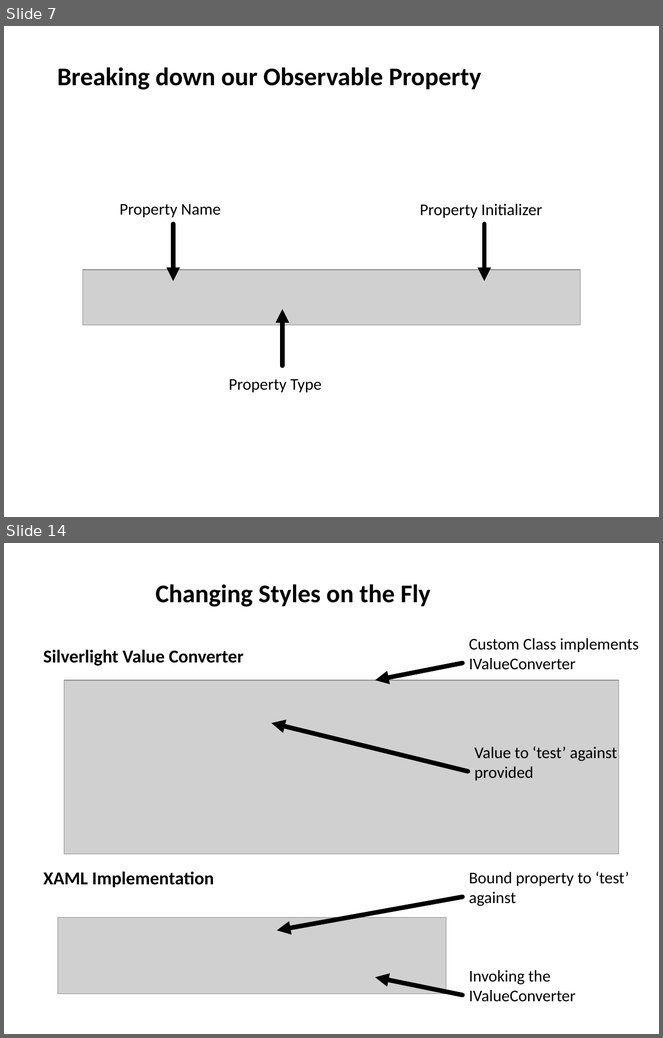
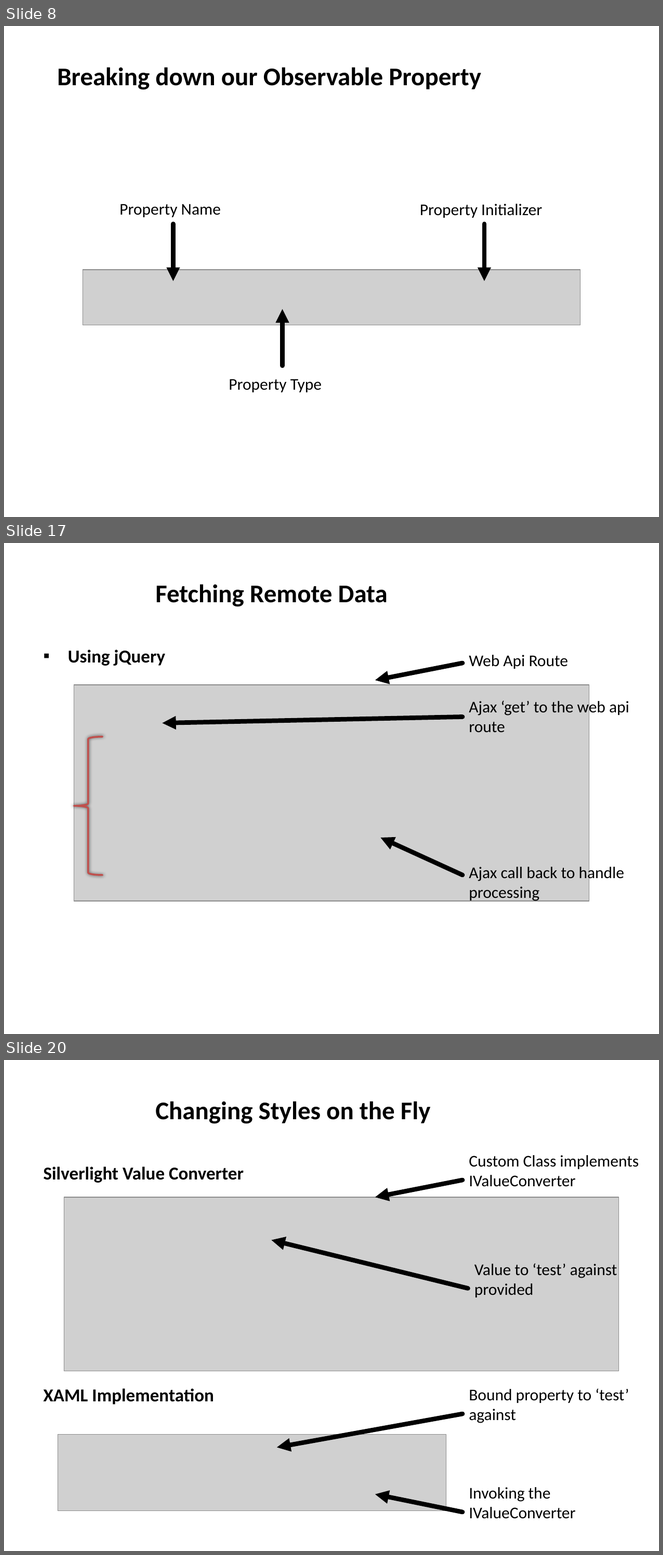
Before and after one commit to derikwhittaker/Pluarsight.XamlToHtml, a slide deck: Modules/02.TaskListingScreen.InitialSetup/02.TaskListingScreen.InitialSetup.Slides.pptx. Shown one above the other, each under a label of ours: slides 7 and 14 before the commit, slides 8, 17 and 20 after it; the slides between them are not shown. The pictures are 663x1038 and 663x1555 pixels, drawn with LibreOffice and Linux fonts; fonts in the diff are those of the drawing; grey boxes stand for pictures. Boxes give left, top, right and bottom in pixels: in the first picture for what was removed or moved away, otherwise in the second. Text is boxed around its words. In the diff, an @@ line names an element or a change of style, - is before the commit and + after.

```diff
--- a/Modules/02.TaskListingScreen.InitialSetup/02.TaskListingScreen.InitialSetup.Slides.pptx
+++ b/Modules/02.TaskListingScreen.InitialSetup/02.TaskListingScreen.InitialSetup.Slides.pptx
@@ slide 17 added at box(4, 543, 659, 1034), background #FFFFFF @@
@@ title added at box(155, 584, 388, 607), 28 pt, text #000000, bold @@
+Fetching Remote Data
@@ text added at box(68, 650, 166, 666), 20 pt, text #000000, bold @@
+▪ Using jQuery
@@ arrow added from (463, 663) to (375, 681), #000000 5 pt @@
@@ text added at box(469, 655, 568, 669), 18 pt, text #000000 @@
+Web Api Route
@@ picture added at box(74, 685, 589, 901) @@
@@ text added at box(469, 699, 630, 733), 18 pt, text #000000 @@
+Ajax ‘get’ to the web api route
@@ arrow added from (463, 717) to (163, 723), #000000 5 pt @@
@@ left brace added at box(74, 737, 103, 875), outline #C0504D 2 pt @@
@@ arrow added from (463, 875) to (380, 838), #000000 5 pt @@
@@ text added at box(469, 864, 625, 902), 18 pt, text #000000 @@
+Ajax call back to handle processing
@@ what was slide 7 is now slide 8 @@
@@ what was slide 14 is now slide 20 @@
```
Also in this commit, not shown: 4 slides changed, 7 other slides added, 1 slide removed.
